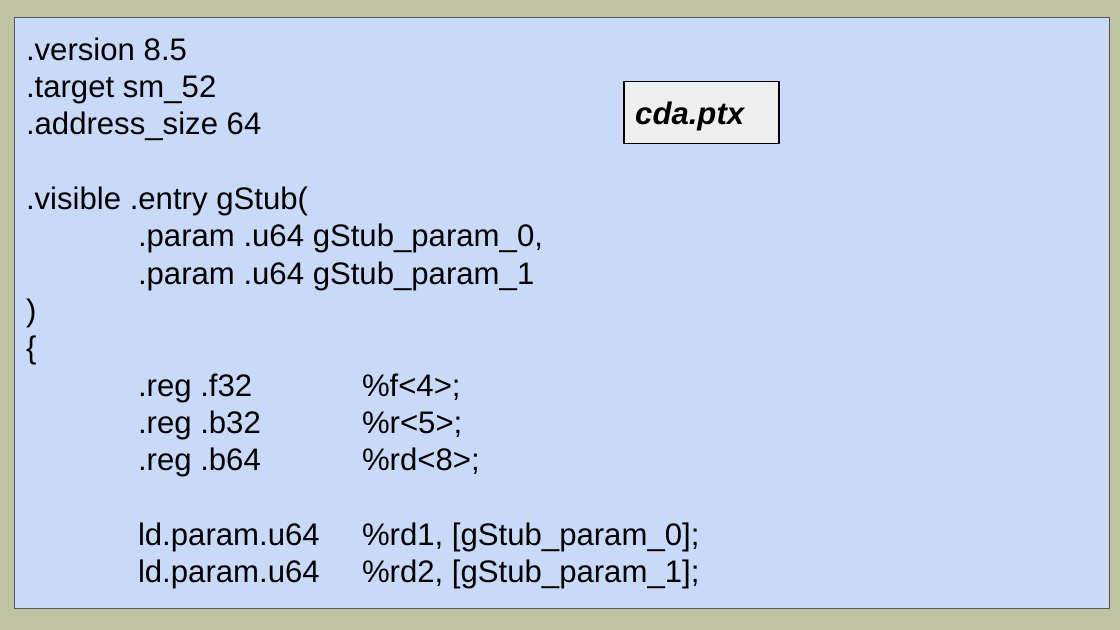
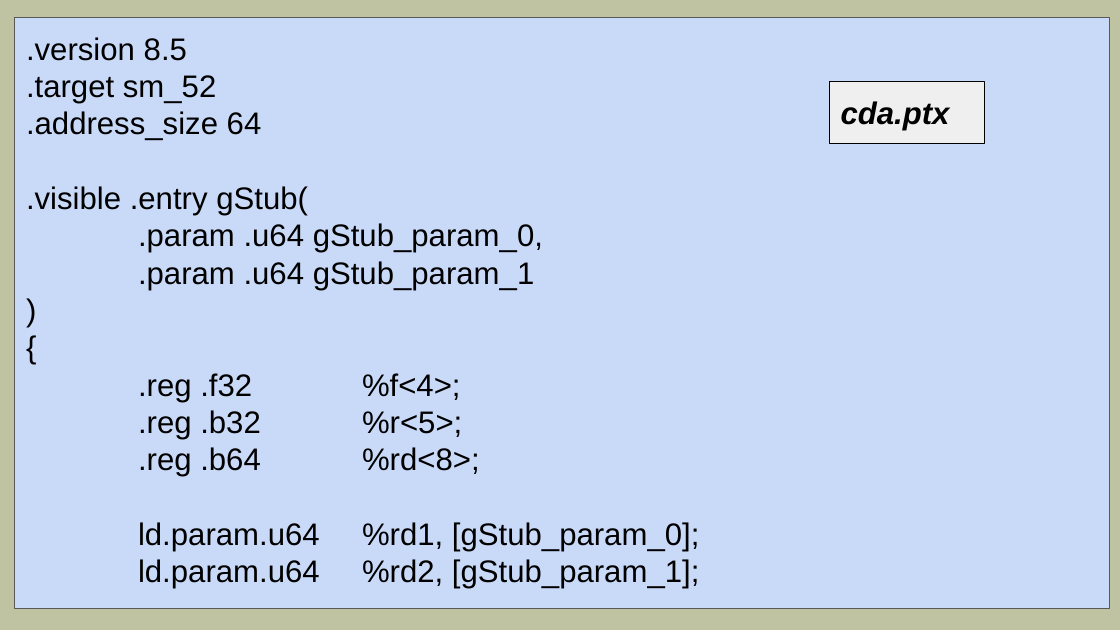
Before and after one commit to mlkv52/sibsutis_cuda_bachelors-2025, a slide deck: slide 4 of Лекции/pptx/Лекция9-ПГП-2025.pptx (slide 8 before the commit). Drawn at 1120x630 pixels with LibreOffice and Linux fonts; fonts in the diff are those of the drawing. Boxes give left, top, right and bottom in pixels: in the first picture for what was removed or moved away, otherwise in the second. Text is boxed around its words. In the diff, an @@ line names an element or a change of style, - is before the commit and + after.

```diff
--- a/Лекции/pptx/Лекция9-ПГП-2025.pptx
+++ b/Лекции/pptx/Лекция9-ПГП-2025.pptx
@@ rectangle "cda.ptx": place and size @@
-rectangle "cda.ptx" at bbox=[624, 82, 778, 143]
+rectangle "cda.ptx" at bbox=[830, 82, 984, 143]
```
Also in this commit, not shown: 3 other slides changed, 10 slides added, 2 slides removed.
